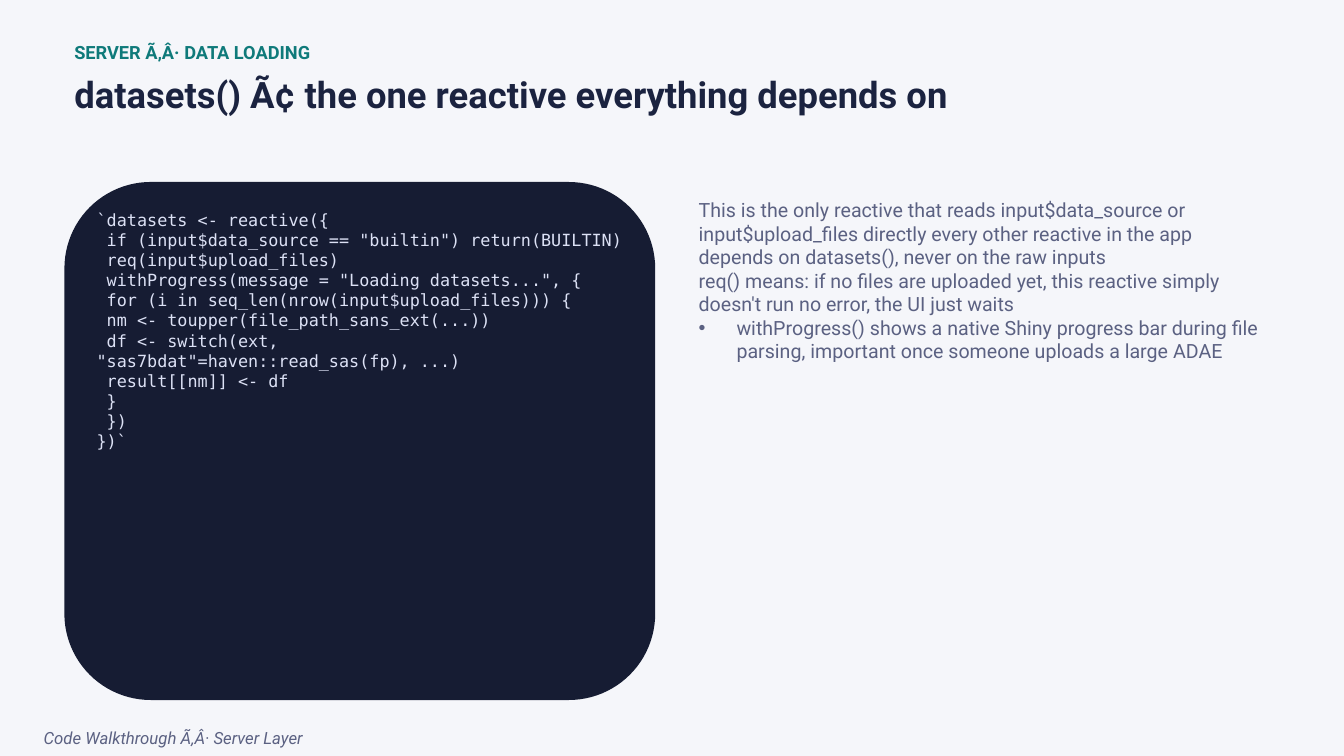
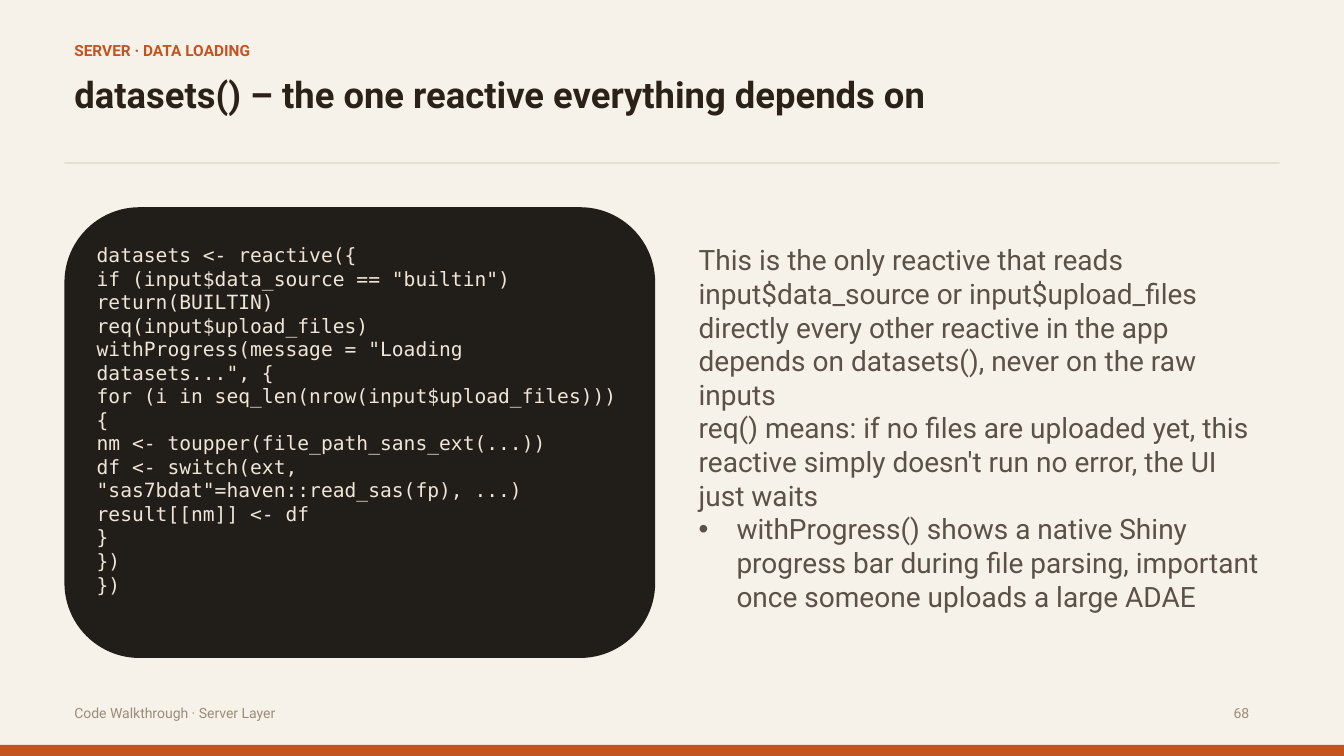
Before and after one commit to itsmdivakaran/IASCT-RShiny-Workshop, a slide deck: slide 67 of IASCT_Shiny_Workshop.pptx (slide 68 before the commit). Drawn at 1344x756 pixels with LibreOffice and Linux fonts; fonts in the diff are those of the drawing. Boxes give left, top, right and bottom in pixels: in the first picture for what was removed or moved away, otherwise in the second. Text is boxed around its words. In the diff, an @@ line names an element or a change of style, - is before the commit and + after.

```diff
--- a/IASCT_Shiny_Workshop.pptx
+++ b/IASCT_Shiny_Workshop.pptx
@@ background #F5F6FA to #F6F1E9 @@
@@ text at [74,45,250,56]: text changed; size 13 to 11 pt; text colour #0F7A7A to #C25422 @@
-SERVER Ã‚Â· DATA LOADING
+SERVER · DATA LOADING
@@ text at [74,79,925,116]: text changed; text colour #1B2340 to #2A2118 @@
-datasets() Ã¢ the one reactive everything depends on
+datasets() – the one reactive everything depends on
@@ rectangle added at [65,162,1280,163], fill #E0D5C3 @@
@@ rounded rectangle: place and size @@
-rounded rectangle at [65,182,655,701]
+rounded rectangle at [65,208,655,658]
@@ rounded rectangle at [65,208,655,658]: fill #161C33 to #211D18 @@
@@ text "This is the only reactive ...": place and size @@
-text "This is the only reactive ..." at [699,201,1258,362]
+text "This is the only reactive ..." at [699,249,1258,613]
@@ text "This is the only reactive ..." at [699,249,1258,613]: size 14 to 20 pt, text colour #5B6182 to #5A5248 @@
@@ text at [97,247,617,524]: text changed; size 12 to 14 pt; text colour #DCE1F5 to #EFE6D9 @@
-`datasets <- reactive({
-if (input$data_source == "builtin") return(BUILTIN)
-req(input$upload_files)
-withProgress(message = "Loading datasets...", {
-for (i in seq_len(nrow(input$upload_files))) {
-nm <- toupper(file_path_sans_ext(...))
-df <- switch(ext, "sas7bdat"=haven::read_sas(fp), ...)
-result[[nm]] <- df
-}
-})
-})`
+datasets <- reactive({
+if (input$data_source == "builtin") return(BUILTIN)
+req(input$upload_files)
+withProgress(message = "Loading datasets...", {
+for (i in seq_len(nrow(input$upload_files))) {
+nm <- toupper(file_path_sans_ext(...))
+df <- switch(ext, "sas7bdat"=haven::read_sas(fp), ...)
+result[[nm]] <- df
+}
+})
+})
@@ text at [74,707,276,721]: text changed; size 12 to 10 pt; text colour #5B6182 to #9B8C79; italic off @@
-Code Walkthrough Ã‚Â· Server Layer
+Code Walkthrough · Server Layer
@@ text added at [1234,708,1250,718], 10 pt, text #9B8C79 @@
+68
@@ rectangle added at [0,745,1344,756], fill #C25422 @@
```
Also in this commit, not shown: 105 other slides changed, 2 slides removed.
